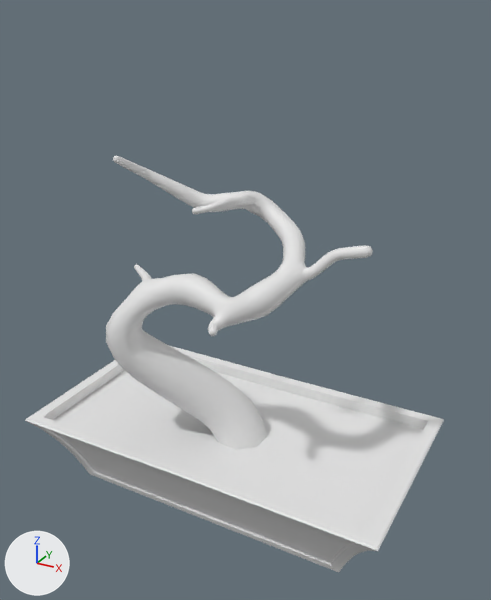
Before and after pictures for a commit that changed the FBX model Assets/Design/ProgressBonsai/ProgressBonsaiTree/Meshes/ProgressBonsaiTree.fbx.
Before and after are seen from a 50 mm lens placed at (2.45, -4.25, 3.9), pointed at (0.24, -0.25, 1.9). The axes (+X, +Y, +Z) are drawn at lower left. The lights are the same throughout. Where no turn or scale is listed for an object, it has been applied to the vertices.

Before the edit, the objects in view are built like this:
```python
me_cube_004 = bpy.data.meshes.new('Cube.004')
me_cube_004.from_pydata(...)  # 266 vertices, 264 faces; spans x -1.56..1.56, y -0.86..0.86, z -0.01..0.65
me_mesh = bpy.data.meshes.new('Mesh')
me_mesh.from_pydata(...)  # 1097 vertices, 1094 faces; spans x -0.87..1.11, y -0.76..0.37, z -0.54..2.13
ob_bonsaitreepot = bpy.data.objects.new('BonsaiTreePot', me_cube_004)
ob_bonsaitreepot.location = (0.0, 0.0, 0.0)
ob_bonsaitreetrunk = bpy.data.objects.new('BonsaiTreeTrunk', me_mesh)
ob_bonsaitreetrunk.location = (0.0, 0.0, 0.722)
```
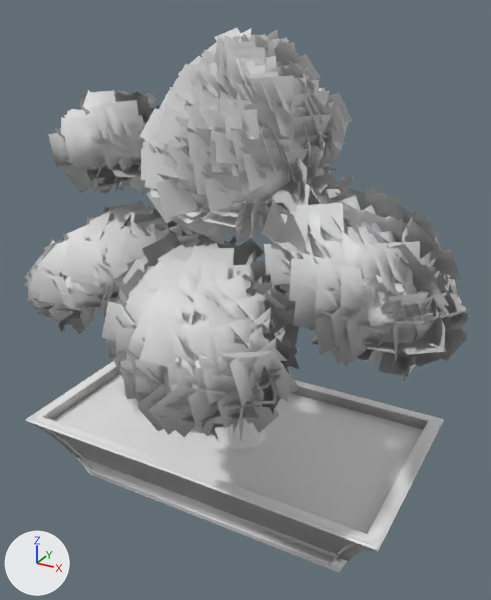
Commit message: Progress bonsai tree with follage now &

Pixel boxes (x1, y1, x2, y2) of what changed, in the pictures (491 x 600 px; the box of a moved part takes in the faces that stretch with it):
'R&D_LeafBush_02', added
    after: (101, 232, 299, 440)
    faces in mat_leafbundle (white #e7e7e7): (101, 232, 299, 440)
    faces in mat_bonsaifoliage (its picture is missing): (161, 313, 276, 410)
'R&D_LeafBush_04', added
    after: (139, 28, 352, 243)
    faces in mat_leafbundle (white #e7e7e7): (139, 28, 352, 243)
    faces in mat_bonsaifoliage (its picture is missing): (176, 93, 304, 211)
'R&D_LeafBush_03', added
    after: (262, 173, 469, 380)
    faces in mat_leafbundle (white #e7e7e7): (262, 173, 469, 380)
    faces in mat_bonsaifoliage (its picture is missing): (292, 209, 434, 343)
'R&D_LeafBush_01', added
    after: (23, 201, 217, 334)
    faces in mat_leafbundle (white #e7e7e7): (23, 201, 217, 334)
    faces in mat_bonsaifoliage (its picture is missing): (49, 230, 193, 311)
'R&D_LeafBush_05', added
    after: (48, 89, 160, 194)
    faces in mat_leafbundle (white #e7e7e7): (48, 89, 160, 194)
    faces in mat_bonsaifoliage (its picture is missing): (87, 113, 146, 168)
part 1 of me_mesh, moved or reshaped (not visible afterwards)
    before: (113, 156, 305, 263)
part 2 of me_cube_004, moved or reshaped
    before: (27, 355, 428, 561)
    after: (27, 367, 428, 561)

Diff of the bpy script that builds the scene:
```diff
--- a/Assets/Design/ProgressBonsai/ProgressBonsaiTree/Meshes/ProgressBonsaiTree.fbx.py
+++ b/Assets/Design/ProgressBonsai/ProgressBonsaiTree/Meshes/ProgressBonsaiTree.fbx.py
@@ me_mesh @@
-me_mesh.from_pydata(...)  # 1097 vertices, 1094 faces; spans x -0.87..1.11, y -0.76..0.37, z -0.54..2.13
+me_mesh.from_pydata(...)  # 1163 vertices, 1160 faces; spans x -1.0..1.11, y -0.76..0.52, z -0.54..2.46
+# me_mesh part 1: 63 vertices moved from x 0.11..0.59, y -0.08..0.33, z 1.38..1.78 to x 0.22..0.59, y -0.07..0.42, z 1.39..1.81; 459 vertices removed from x -0.86..0.17, y -0.36..0.37, z 1.63..2.13; 525 vertices added at x -1.0..0.32, y -0.26..0.52, z 1.7..2.46
@@ me_cube_004 @@
 me_cube_004.from_pydata(...)  # 266 vertices, 264 faces; spans x -1.56..1.56, y -0.86..0.86, z -0.01..0.65
+# me_cube_004 part 2
+# 144 faces are deleted
+# 144 new faces join them
+# me_cube_004 part 3: the surface is now shaded smooth
@@ ob_r_d_leafbush_02 @@
+ob_r_d_leafbush_02 = bpy.data.objects.new('R&D_LeafBush_02', me_mesh_009)  # 1676 vertices, 600 faces; spans x -0.79..0.79, y -0.71..0.64, z -0.58..0.54; in mat_bonsaifoliage (its picture is missing), mat_leafbundle (white #e7e7e7)
+ob_r_d_leafbush_02.location = (0.295, -0.905, 1.957)
@@ ob_r_d_leafbush_04 @@
+ob_r_d_leafbush_04 = bpy.data.objects.new('R&D_LeafBush_04', me_mesh_011)  # 2176 vertices, 962 faces; spans x -0.55..0.937, y -0.483..0.892, z -0.477..0.895; in mat_bonsaifoliage (its picture is missing), mat_leafbundle (white #e7e7e7)
+ob_r_d_leafbush_04.location = (-0.16, -0.247, 2.842)
@@ ob_r_d_leafbush_05 @@
+ob_r_d_leafbush_05 = bpy.data.objects.new('R&D_LeafBush_05', me_mesh_012)  # 1168 vertices, 608 faces; spans x -0.38..0.56, y -0.414..0.68, z -0.465..0.361; in mat_bonsaifoliage (its picture is missing), mat_leafbundle (white #e7e7e7)
+ob_r_d_leafbush_05.location = (-1.095, -0.156, 2.94)
@@ ob_r_d_leafbush_01 @@
+ob_r_d_leafbush_01 = bpy.data.objects.new('R&D_LeafBush_01', me_mesh_008)  # 1632 vertices, 724 faces; spans x -0.689..0.8, y -0.713..0.662, z -0.614..0.522; in mat_bonsaifoliage (its picture is missing), mat_leafbundle (white #e7e7e7)
+ob_r_d_leafbush_01.location = (-1.047, -0.225, 1.944)
@@ ob_r_d_leafbush_03 @@
+ob_r_d_leafbush_03 = bpy.data.objects.new('R&D_LeafBush_03', me_mesh_010)  # 1668 vertices, 598 faces; spans x -0.642..0.744, y -0.55..0.888, z -0.661..0.493; in mat_bonsaifoliage (its picture is missing), mat_leafbundle (white #e7e7e7)
+ob_r_d_leafbush_03.location = (1.095, -0.362, 2.358)
```
